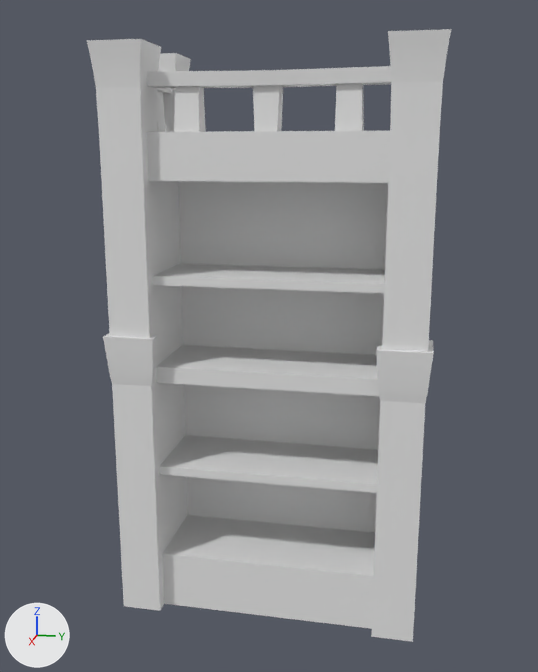
Two versions of the FBX model LunaProject/Assets/Steven/FBXs/Bookshelf_1.fbx, one commit apart.
Both versions are drawn from a camera (50 mm lens) standing at (0.04, 1.56, 1.89) and looking at (-2.9, 0.97, 1.16). The axes (+X, +Y, +Z) are drawn at lower left. The lights are the same throughout. Where no turn or scale is listed for an object, it has been applied to the vertices.

In view in the first picture: 'Bookshelf_1'.
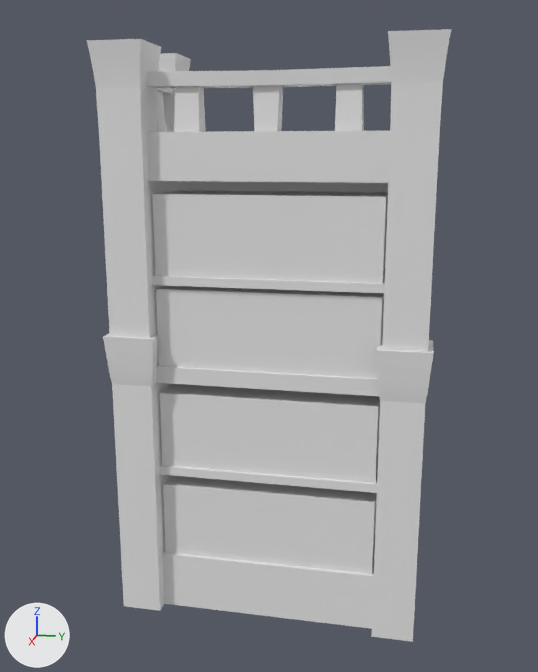
Where the change shows, as pixel boxes (x1, y1, x2, y2) in the pictures (538 x 672 px):
'Books.003', added: after (152, 190, 388, 283)
'Books.002', added: after (156, 285, 383, 378)
'Books.001', added: after (160, 384, 380, 483)
'Books', added: after (163, 475, 376, 574)

What changed in the scene script:
```text
Add mat_material_001:
    mat_material_001 = principled_material('Material.001')
    mat_material_001.base_color = (0.8, 0.8, 0.8)  # white #e7e7e7
Add mat_material_003:
    mat_material_003 = principled_material('Material.003')
    mat_material_003.base_color = (0.8, 0.8, 0.8)  # white #e7e7e7
Add mat_material_002:
    mat_material_002 = principled_material('Material.002')
    mat_material_002.base_color = (0.8, 0.8, 0.8)  # white #e7e7e7
Add mat_material_004:
    mat_material_004 = principled_material('Material.004')
    mat_material_004.base_color = (0.8, 0.8, 0.8)  # white #e7e7e7
Add me_cube_013:
    me_cube_013.from_pydata([(0.0, 0.0, 0.0), (0.0, 0.874, 0.0), (0.0, 0.874, 0.311), (-0.327, 0.874, 0.311), (0.0, 0.0, 0.311), (-0.327, 0.0, 0.311)], [], [(5, 4, 2, 3), (0, 1, 2, 4)])
    me_cube_013.materials.append(mat_material_001)  # its picture is missing
Add me_cube_031:
    me_cube_031.from_pydata([(0.0, 0.0, 0.0), (0.0, 0.874, 0.0), (0.0, 0.874, 0.311), (-0.327, 0.874, 0.311), (0.0, 0.0, 0.311), (-0.327, 0.0, 0.311)], [], [(5, 4, 2, 3), (0, 1, 2, 4)])
    me_cube_031.materials.append(mat_material_003)  # its picture is missing
Add me_cube_030:
    me_cube_030.from_pydata([(0.0, 0.0, 0.0), (0.0, 0.874, 0.0), (0.0, 0.874, 0.311), (-0.327, 0.874, 0.311), (0.0, 0.0, 0.311), (-0.327, 0.0, 0.311)], [], [(5, 4, 2, 3), (0, 1, 2, 4)])
    me_cube_030.materials.append(mat_material_002)  # its picture is missing
Add me_cube_032:
    me_cube_032.from_pydata([(0.0, 0.0, 0.0), (0.0, 0.874, 0.0), (0.0, 0.874, 0.311), (-0.327, 0.874, 0.311), (0.0, 0.0, 0.311), (-0.327, 0.0, 0.311)], [], [(5, 4, 2, 3), (0, 1, 2, 4)])
    me_cube_032.materials.append(mat_material_004)  # its picture is missing
Add ob_books:
    ob_books = bpy.data.objects.new('Books', me_cube_013)
    ob_books.location = (-2.692, 0.563, 0.24)
Add ob_books_002:
    ob_books_002 = bpy.data.objects.new('Books.002', me_cube_031)
    ob_books_002.location = (-2.692, 0.563, 1.064)
Add ob_books_001:
    ob_books_001 = bpy.data.objects.new('Books.001', me_cube_030)
    ob_books_001.location = (-2.692, 0.563, 0.638)
Add ob_books_003:
    ob_books_003 = bpy.data.objects.new('Books.003', me_cube_032)
    ob_books_003.location = (-2.692, 0.563, 1.428)
```
